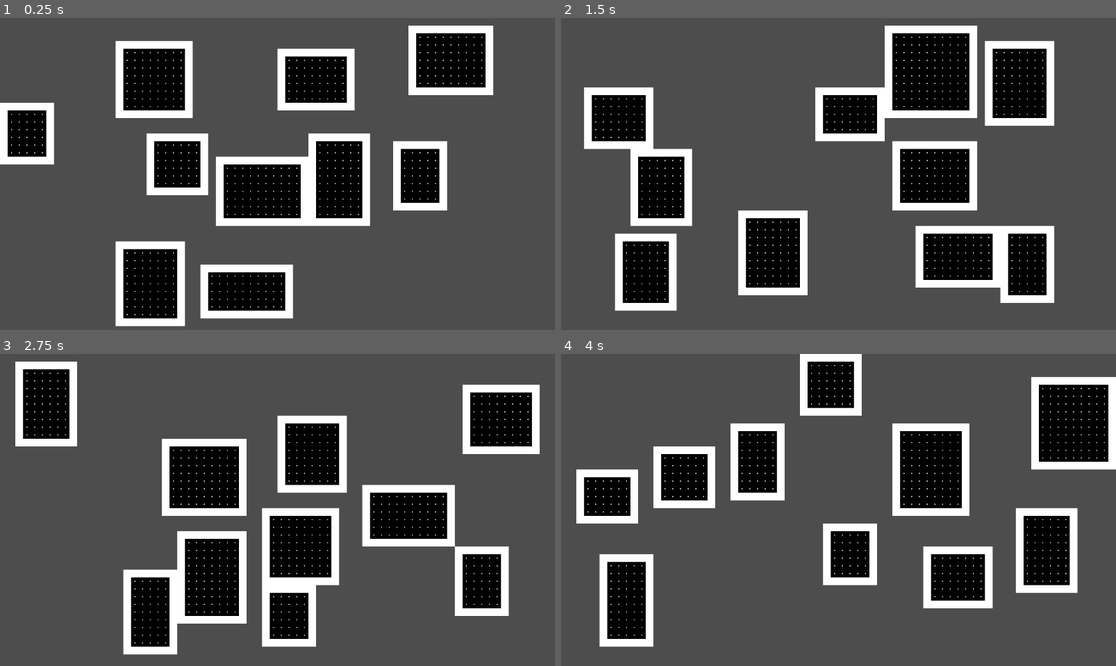
Above: before the commit, frames 1-4 (two rows, left to right).
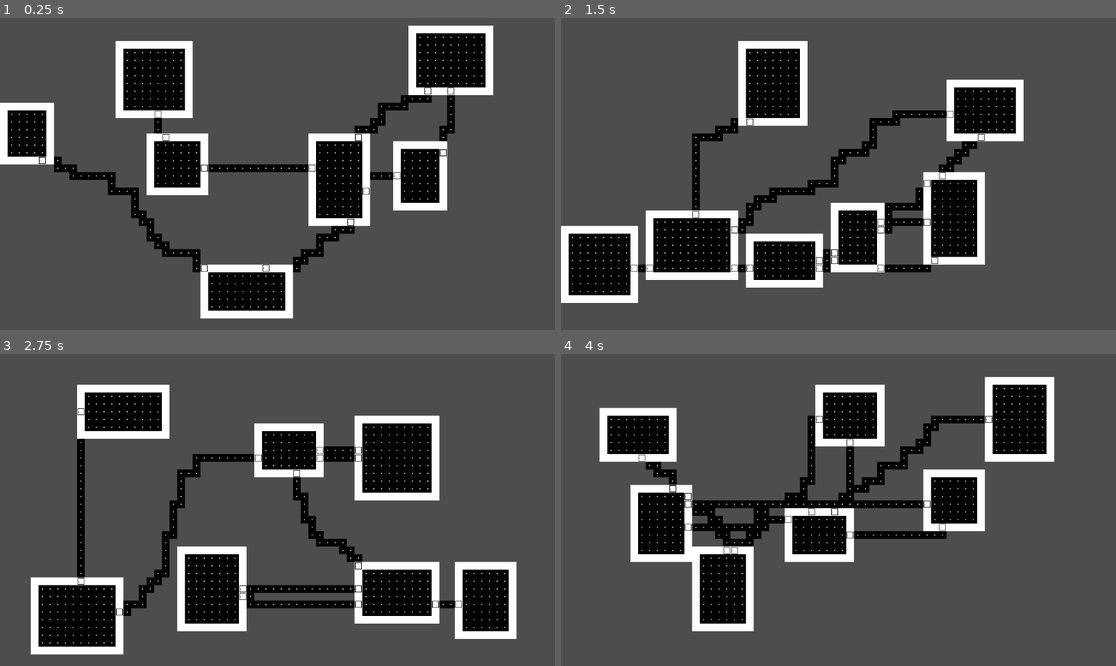
Above: after the commit, the same moments.

Repository: EmilBabazade/rouge-cleaner
Game: Godot game, scene res://scenes/main/main.tscn
Two runs of this game, one before a commit and one after it. Both use one fixed random seed, a clock stepped at 60 frames per second and the inputs below.
Inputs:
- Up to frame 1 (0.25 s): no input
- Up to frame 2 (1.5 s): tap Enter at 0.5 s; tap R (generate) at 0.6, 1.35 s; tap Space at 1.25 s
- Up to frame 3 (2.75 s): tap Enter at 2 s; tap R (generate) at 2.1 s
- Up to frame 4 (4 s): tap Space at 2.75 s; tap R (generate) at 2.85, 3.6 s; tap Enter at 3.5 s

The runs differ from the first frame. In frame 1, 12% of the frame differs, in the area x 7-82%, y 9-99%; in frame 2, 41%; in frame 3, 42%; in frame 4, 42%, in the area x 2-100%, y 0-94%.

Commit message:
better generation
it works better but doesnt place doors perfectly

Diff:
--- a/scenes/main/main.gd
+++ b/scenes/main/main.gd
@@ -1,22 +1,26 @@
 extends Node2D
 
 @export var tile_size := 16
-@export var min_size := Vector2(7, 7)
-@export var max_size := Vector2(12, 12)
-@export var room_count := 10
+@export var min_size := Vector2i(7, 7)
+@export var max_size := Vector2i(12, 12)
+@export var room_count := 7
 
 @onready var floor_layer: TileMapLayer = $FloorLayer
 @onready var wall_layer: TileMapLayer = $WallLayer
 
 @export var floor_source := 0
-@export var floor_coords := Vector2(0, 3)
+@export var floor_coords := Vector2i(0, 3)
 @export var floor_alt := 0
 
 @export var wall_source := 0
-@export var wall_coords := Vector2(1, 3)
+@export var wall_coords := Vector2i(1, 3)
 @export var wall_alt := 0
 
-var rooms: Array[Rect2] = []
+@export var door_source := 0
+@export var door_coords := Vector2i(2, 3)
+@export var door_alt := 0
+
+var rooms: Array[Rect2i] = []
 
 func _ready() -> void:
 	generate()
@@ -42,28 +46,99 @@
 			continue
 		carve_room(room)
 		rooms.append(room)
-	generate_corridors()
+	rooms = sort_rooms_by_distance()
+	var corridors := generate_corridors()
+	carve_corridors(corridors)
 
-func generate_corridors() -> void:
-	print(rooms)
-	rooms = sort_rooms_by_distance()
-	print('-----')
-	print(rooms)
-#	TODO: FINISH THIS
+func carve_corridors(corridors: Array[Vector2i]) -> void:
+	#	if there is a wall place a door, if there is no floor place a floor
+	for i in range(corridors.size()):
+		if wall_layer.get_cell_source_id(corridors[i]) != -1:
+			var prev := Vector2i(-1, -1)
+			var current := wall_layer.get_cell_atlas_coords(corridors[i])
+			if i > 0:
+				prev = wall_layer.get_cell_atlas_coords(corridors[i - 1])
+			if (
+				is_corner(prev) ||
+				!is_corner(current) && prev != wall_coords && prev != door_coords
+			):
+				wall_layer.set_cell(corridors[i], door_source, door_coords, door_alt)
+		elif floor_layer.get_cell_source_id(corridors[i]) == -1:
+			floor_layer.set_cell(corridors[i], floor_source, floor_coords, floor_alt)
 
-func sort_rooms_by_distance() -> Array[Rect2]:
+func is_corner(coords: Vector2i) -> bool:
+	var top_left := wall_layer.get_cell_atlas_coords(Vector2i(coords.x - 1, coords.y - 1))
+	var top := wall_layer.get_cell_atlas_coords(Vector2i(coords.x, coords.y - 1))
+	var top_right := wall_layer.get_cell_atlas_coords(Vector2i(coords.x + 1, coords.y - 1))
+	var right := wall_layer.get_cell_atlas_coords(Vector2i(coords.x + 1, coords.y))
+	var left := wall_layer.get_cell_atlas_coords(Vector2i(coords.x - 1, coords.y))
+	var bottom_left := wall_layer.get_cell_atlas_coords(Vector2i(coords.x - 1, coords.y + 1))
+	var bottom := wall_layer.get_cell_atlas_coords(Vector2i(coords.x, coords.y + 1))
+	var bottom_right := wall_layer.get_cell_atlas_coords(Vector2i(coords.x + 1, coords.y + 1))
+	var empty := Vector2i(-1, -1)
+#	floor cells are treated as empty since wall tilemaplayer isnt gonna catch them
+	var is_top_left_corner := (
+		top_left == empty && top == empty && top_right == empty &&
+		left == empty && right == wall_coords &&
+		bottom_left == empty && bottom == wall_coords && bottom_right == empty
+		)
+	var is_top_right_corner := (
+		top_left == empty && top == empty && top_right == empty &&
+		left == wall_coords && right == empty &&
+		bottom_left == empty && bottom == wall_coords && bottom_right == empty
+		)
+	var is_bottom_left_corner := (
+		top_left == empty && top == wall_coords && top_right == empty &&
+		left == empty && right == wall_coords &&
+		bottom_left == empty && bottom == empty && bottom_right == empty
+		)
+	var is_bottom_right_corner := (
+		top_left == empty && top == wall_coords && top_right == empty &&
+		left == wall_coords && right == empty &&
+		bottom_left == empty && bottom == empty && bottom_right == empty
+		)
+	return (
+		is_top_left_corner ||
+		is_top_right_corner ||
+		is_bottom_left_corner ||
+		is_bottom_right_corner
+	)
+
+func generate_corridors() -> Array[Vector2i]:
+	var corridors: Array[Vector2i] = []
+	for i in range(rooms.size()):
+		if i + 1 == rooms.size():
+			return corridors
+		var current := get_room_center(rooms[i])
+		var end := get_room_center(rooms[i + 1])
+		while current != end:
+			var dx := signi(end.x - current.x)
+			var dy := signi(end.y - current.y)
+			if dx != 0 and dy != 0:
+				if randi() % 2 == 0:
+					current.x += dx
+				else:
+					current.y += dy
+			elif dx != 0:
+				current.x += dx
+			else:
+				current.y += dy
+			corridors.append(current)
+	return corridors
+
+func sort_rooms_by_distance() -> Array[Rect2i]:
 #	sort rooms by distance between room centers
-	var sorted_rooms: Array[Rect2] = []
+	var sorted_rooms: Array[Rect2i] = []
 	for i in range(rooms.size()):
 		var distance := 999999999
-		var sorted_room := Rect2()
+		var sorted_room := Rect2i()
 		for r in rooms:
 			if sorted_rooms.has(r):
 				continue
 #			first room is closest to 0,0
 			var current_distance := 0
 			if i == 0:
-				current_distance = get_room_center(r).distance_to(Vector2.ZERO)
+				current_distance = get_room_center(r).distance_to(Vector2i.ZERO)
 			else:
 				current_distance = get_room_center(r).distance_to(get_room_center(rooms[i]))
 			if current_distance < distance:
@@ -72,26 +147,26 @@
 		sorted_rooms.append(sorted_room)
 	return sorted_rooms
 
-func get_room_center(room: Rect2) -> Vector2:
-	var x: int = (room.position.x + room.size.x) / 2
-	var y: int = (room.position.y + room.size.y) / 2
-	return Vector2(x, y)
+func get_room_center(room: Rect2i) -> Vector2i:
+	var x := int(room.position.x + room.size.x / 2)
+	var y := int(room.position.y + room.size.y / 2)
+	return Vector2i(x, y)
 
-func collides_with_other_rooms(room: Rect2) -> bool:
+func collides_with_other_rooms(room: Rect2i) -> bool:
 	for other in rooms:
 		if room.intersects(other):
 			return true
 	return false
 
-func generate_room() -> Rect2:
+func generate_room() -> Rect2i:
 	var width := randi_range(min_size.x, max_size.x)
 	var height := randi_range(min_size.y, max_size.y)
 	var screen_size := get_viewport().get_visible_rect().size
 	var x := randi_range(0, screen_size.x / tile_size - width)
 	var y := randi_range(0, screen_size.y / tile_size - height)
-	return Rect2(x, y, width, height)
+	return Rect2i(x, y, width, height)
 
-func carve_room(room: Rect2) -> void:
+func carve_room(room: Rect2i) -> void:
 #	put floor tiles x0+1 to x1 - 1 and y0 + 1 to y1 - 1
 #   put horizontal wall tiles x0 to x1 at y0 and same at y1
 #   put vertical wall tiles y0 + 1 to y1 - 1 at x0 and x1
@@ -102,12 +177,12 @@
 #	floor
 	for i in range(x0 + 1, x1 - 1):
 		for j in range(y0 + 1, y1 - 1):
-			floor_layer.set_cell(Vector2(i, j), floor_source, floor_coords, floor_alt)
+			floor_layer.set_cell(Vector2i(i, j), floor_source, floor_coords, floor_alt)
 #	horizontal walls
 	for i in range(x0, x1):
-		wall_layer.set_cell(Vector2(i, y0), wall_source, wall_coords, wall_alt)
-		wall_layer.set_cell(Vector2(i, y1 - 1), wall_source, wall_coords, wall_alt)
+		wall_layer.set_cell(Vector2i(i, y0), wall_source, wall_coords, wall_alt)
+		wall_layer.set_cell(Vector2i(i, y1 - 1), wall_source, wall_coords, wall_alt)
 #	vertical walls
 	for i in range(y0, y1):
-		wall_layer.set_cell(Vector2(x0, i), wall_source, wall_coords, wall_alt)
-		wall_layer.set_cell(Vector2(x1 - 1, i), wall_source, wall_coords, wall_alt)
+		wall_layer.set_cell(Vector2i(x0, i), wall_source, wall_coords, wall_alt)
+		wall_layer.set_cell(Vector2i(x1 - 1, i), wall_source, wall_coords, wall_alt)
